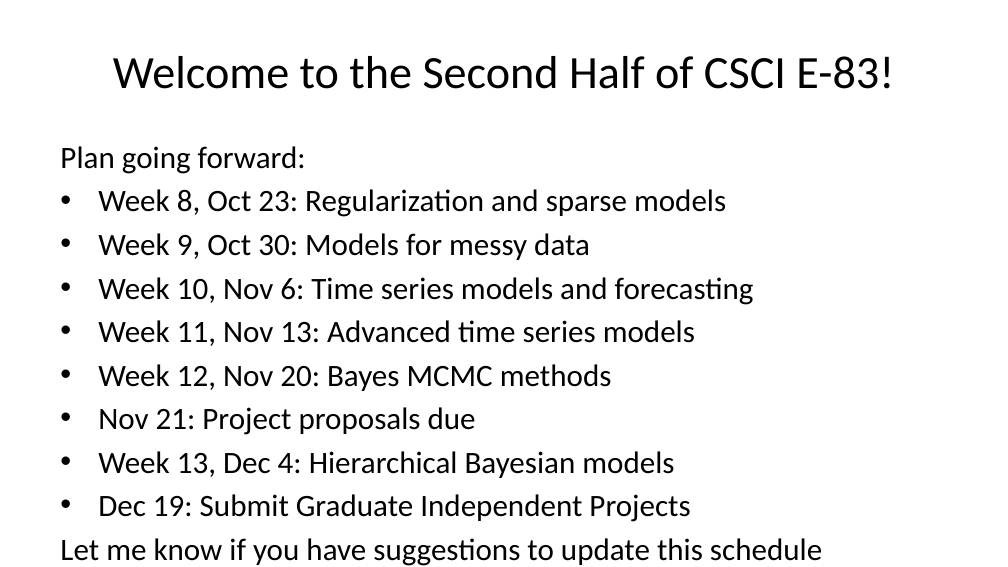
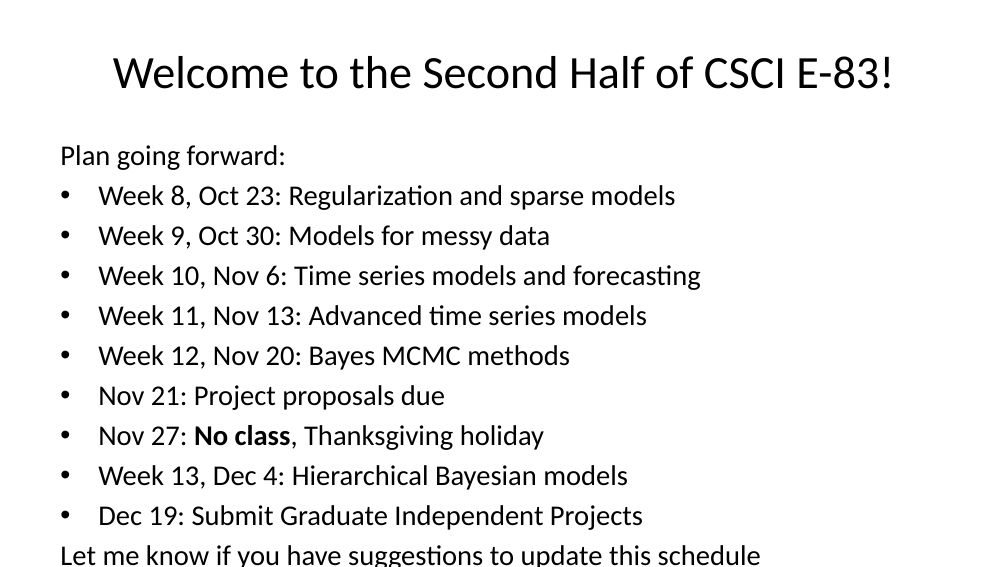
Before and after one commit to StephenElston/CSCI-E-83, a slide deck: slide 2 of LectureSlides/10a_ModelsInHighDimensions.pptx. Drawn at 1008x567 pixels with LibreOffice and Linux fonts; fonts in the diff are those of the drawing. Boxes give left, top, right and bottom in pixels: in the first picture for what was removed or moved away, otherwise in the second. Text is boxed around its words. In the diff, an @@ line names an element or a change of style, - is before the commit and + after.

```diff
--- a/LectureSlides/10a_ModelsInHighDimensions.pptx
+++ b/LectureSlides/10a_ModelsInHighDimensions.pptx
@@ text at (60, 145, 761, 567): size 22.2 to 20.4 pt @@
@@ text at (98, 425, 544, 450): paragraph added @@
+• Nov 27: No class, Thanksgiving holiday
```
Also in this commit, not shown: 13 other slides changed, 13 slides added, 5 slides removed, 3 other files.
